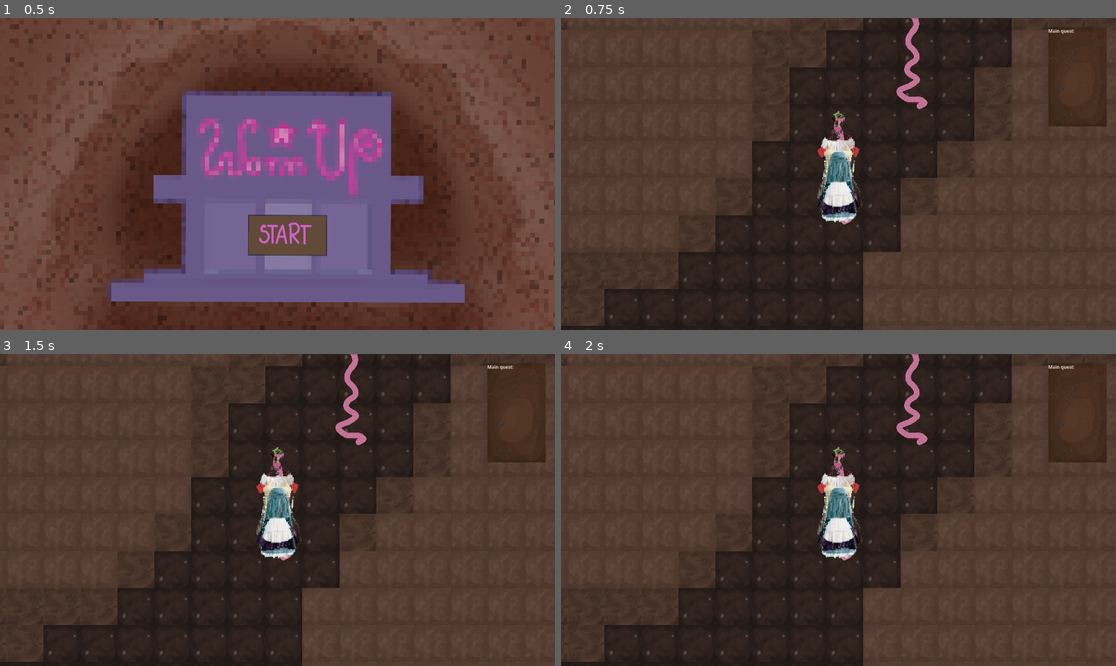
Above: before the commit, frames 1-4 (two rows, left to right).
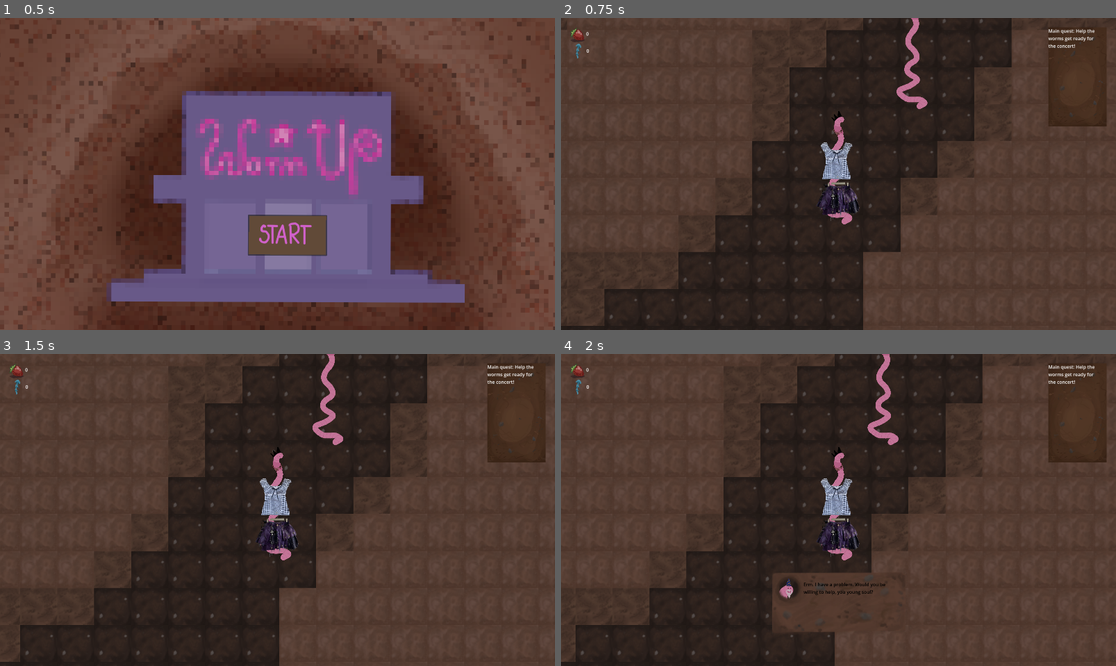
Above: after the commit, the same moments.

Repository: WiktorKociuba/worm-up
Game: Godot game, scene res://scenes/start.tscn
Two runs of this game, one before a commit and one after it. Both use one fixed random seed, a clock stepped at 60 frames per second and the inputs below.
Inputs (mouse positions are in pixels of both pictures, inside the frame that each line leads up to):
- Up to frame 1 (0.5 s): no input
- Up to frame 2 (0.75 s): click (849, 236) at 0.5 s
- Up to frame 3 (1.5 s): tap Enter at 1.25 s; move the mouse to (399, 494) at 1.27 s; hold D (right) from 1.28 s (still down); tap Alt at 1.35 s; click (399, 494) at 1.42 s
- Up to frame 4 (2 s): keep holding D (right)

Frame 1 is identical in both runs. In frame 2, 1.7% of the frame differs, in the area x 1-97%, y 3-66%; in frame 3, 9.6%; in frame 4, 13%, in the area x 0-97%, y 0-100%.
Error before the commit: Parse Error: Used tab character for indentation instead of space as used before in the file. (res://scripts/player.gd:52)

Commit message:
Added eq

Diff:
--- a/game_controller.gd
+++ b/game_controller.gd
@@ -1,5 +1,7 @@
 extends Node
-var total_coins: int=0
+var total_shrooms: int=0
 func coin_collected(value: int):
-	total_coins+=value
-	EventController.emit_signal("coin_collected", total_coins)
+    total_shrooms+=value
+    Eq.shrooms+=1
+    EventController.emit_signal("coin_collected", total_shrooms)
+    Eq.emit_signal("eqChange")
--- a/project.godot
+++ b/project.godot
@@ -22,6 +22,7 @@
 EventController="*res://event_controller.gd"
 DialogController="*res://scripts/dialogController.gd"
 QuestController="*res://scripts/questController.gd"
+Eq="*uid://c8gs5i236f1ee"
 
 [display]
 
--- a/scenes/Player.tscn
+++ b/scenes/Player.tscn
@@ -36,6 +36,8 @@
 [ext_resource type="Texture2D" uid="uid://cbxcub4vr1ub5" path="res://textures/pxArt (20).png" id="27_hxdpb"]
 [ext_resource type="Texture2D" uid="uid://bg5euov4ui3rq" path="res://textures/pxArt (21).png" id="28_agngo"]
 [ext_resource type="Texture2D" uid="uid://cs3k6v8scwif0" path="res://textures/IMG_20260301_121814.png" id="36_m4as6"]
+[ext_resource type="Texture2D" uid="uid://cmtnb8xfntfa7" path="res://textures/Grafika_bez_nazwy (20).png" id="37_c0asu"]
+[ext_resource type="Texture2D" uid="uid://gdxwsof0emxy" path="res://Grafika_bez_nazwy (12).png" id="38_fq1a3"]
 
 [sub_resource type="RectangleShape2D" id="RectangleShape2D_44cfe"]
 size = Vector2(117, 372)
@@ -242,7 +244,8 @@
 
 [node name="Label" type="Label" parent="UI/QuestUI/TextureRect/VBoxContainer" unique_id=1880674427]
 layout_mode = 2
-text = "Main quest: "
+text = "Main quest: Help the worms get ready for the concert!"
+autowrap_mode = 3
 
 [node name="DialogUI" type="Control" parent="UI" unique_id=1535081419]
 visible = false
@@ -310,3 +313,42 @@
 offset_top = 19.0
 offset_right = 896.0
 offset_bottom = 59.0
+
+[node name="EqUI" type="Control" parent="UI" unique_id=913132424]
+anchors_preset = 0
+offset_right = 40.0
+offset_bottom = 40.0
+
+[node name="Strawberry" type="TextureRect" parent="UI/EqUI" unique_id=1774956940]
+layout_mode = 0
+offset_left = -941.0
+offset_top = -526.0
+offset_right = -853.0
+offset_bottom = -438.0
+texture = ExtResource("37_c0asu")
+expand_mode = 1
+
+[node name="StrawLabel" type="Label" parent="UI/EqUI/Strawberry" unique_id=1035757311]
+layout_mode = 0
+offset_left = 68.0
+offset_top = 29.0
+offset_right = 108.0
+offset_bottom = 52.0
+text = "0"
+
+[node name="Shroom" type="TextureRect" parent="UI/EqUI" unique_id=414618023]
+layout_mode = 0
+offset_left = -910.0
+offset_top = -490.0
+offset_right = -748.8293
+offset_bottom = -378.0
+texture = ExtResource("38_fq1a3")
+expand_mode = 1
+
+[node name="ShroomLabel" type="Label" parent="UI/EqUI/Shroom" unique_id=543683199]
+layout_mode = 0
+offset_left = 38.0
+offset_top = 52.0
+offset_right = 78.0
+offset_bottom = 75.0
+text = "0"
--- /dev/null
+++ b/scripts/eq.gd
@@ -0,0 +1,5 @@
+extends Node
+var shrooms: int = 0
+var strawberies: int = 0
+var kremowki: int = 0
+signal eqChange()
--- a/scripts/player.gd
+++ b/scripts/player.gd
@@ -25,6 +25,10 @@
     DialogController.displayDialog.connect(displayNewDialog)
     QuestController.activateQuest.connect(addQuest)
     QuestController.deleteQuest.connect(removeQuest)
+    Eq.eqChange.connect(updateEq)
+    for i in range(2):
+        if QuestController.isQuestActive[i]:
+            addQuest(i,QuestController.questTexts[i])
 
 func setupClothes() -> void:
     for item in headItems:
@@ -50,33 +54,33 @@
         bottomItems[Clothes.bottom].visible = true
 
 func _physics_process(delta: float) -> void:
-	if disableMovement:
-		return
-	if not canWalk:
-		return
-	var direction := Input.get_axis("left", "right")
-	if direction:
-		velocity.x = direction * SPEED
-	else:
-		velocity.x = move_toward(velocity.x, 0, SPEED)
-	var directionY := Input.get_axis("up","down")
-	if directionY:
-		velocity.y = directionY * SPEED
-	else:
-		velocity.y = move_toward(velocity.y, 0, SPEED)
+    if disableMovement:
+        return
+    if not canWalk:
+        return
+    var direction := Input.get_axis("left", "right")
+    if direction:
+        velocity.x = direction * SPEED
+    else:
+        velocity.x = move_toward(velocity.x, 0, SPEED)
+    var directionY := Input.get_axis("up","down")
+    if directionY:
+        velocity.y = directionY * SPEED
+    else:
+        velocity.y = move_toward(velocity.y, 0, SPEED)
 
-	move_and_slide()
+    move_and_slide()
 
 func _process(delta: float) -> void:
-	if ifŻółty:
-		$"żółty".visible = true
-		$normalny.visible = false
-	else:
-		$"żółty".visible = false
-		$normalny.visible = true
+    if ifŻółty:
+        $"żółty".visible = true
+        $normalny.visible = false
+    else:
+        $"żółty".visible = false
+        $normalny.visible = true
 
 func _on_area_2d_body_entered(body: Node2D) -> void:
-	pass # Replace with function body.
+    pass # Replace with function body.
 
 func displayNewDialog(who: int,text: String, id: int):
     if id == -1:
@@ -103,6 +107,7 @@
 
 func addQuest(id: int, text: String):
     var questLabel = Label.new()
+    QuestController.questTexts[id] = text
     questLabel.text = text
     $UI/QuestUI/TextureRect/VBoxContainer.add_child(questLabel)
     quests[id] = questLabel
@@ -111,3 +116,7 @@
 func removeQuest(id:int):
     QuestController.isQuestCompleted[id] = true
     quests[id].queue_free()
+
+func updateEq():
+    $UI/EqUI/Strawberry/StrawLabel.text = str(Eq.strawberies)
+    $UI/EqUI/Shroom/ShroomLabel.text = str(Eq.shrooms)
--- a/scripts/questController.gd
+++ b/scripts/questController.gd
@@ -1,8 +1,8 @@
 extends Node
-var birthdayQuestCompleted: bool = false
-var wizardQuestCompleted: bool = false
-var birthdayQuestActive: bool = false
-var wizardQuestActive: bool = false
+var questTexts = {
+    0: "",
+    1: ""
+}
 var isQuestCompleted = {
     0: false,
     1: false
--- a/scripts/wizard_npc.gd
+++ b/scripts/wizard_npc.gd
@@ -10,7 +10,7 @@
     DialogController.nextDialog.connect(displayNextDialog)
 
 func _on_area_2d_body_entered(body: Node2D) -> void:
-    if body is Player and not dialogDisplayed:
+    if body is Player and not dialogDisplayed and not QuestController.isQuestActive[questId]:
         DialogController.emit_signal("displayDialog",dialogsWho[0],dialogs[0],0)
         dialogDisplayed = true
 
Not shown, added: scripts/eq.gd.uid
